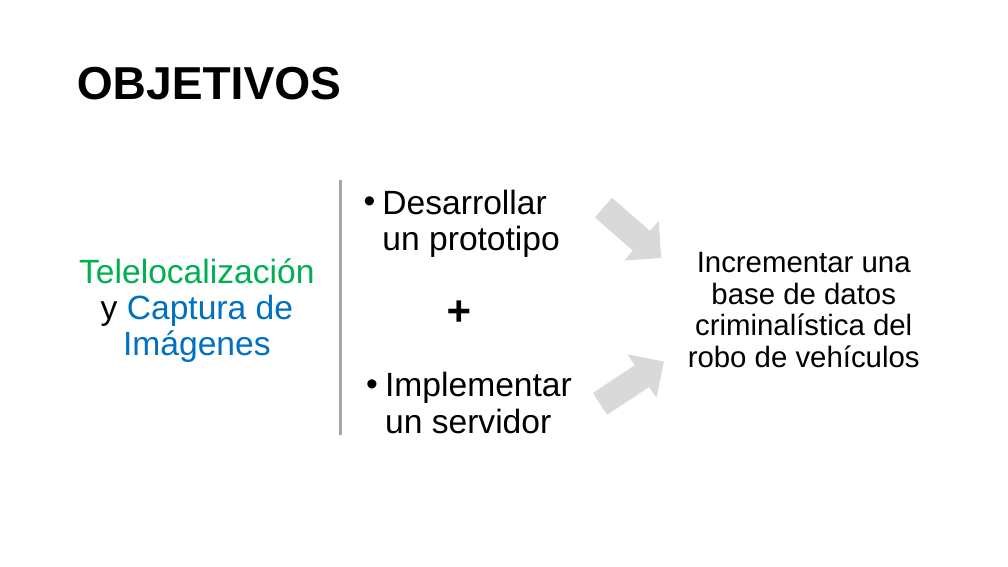
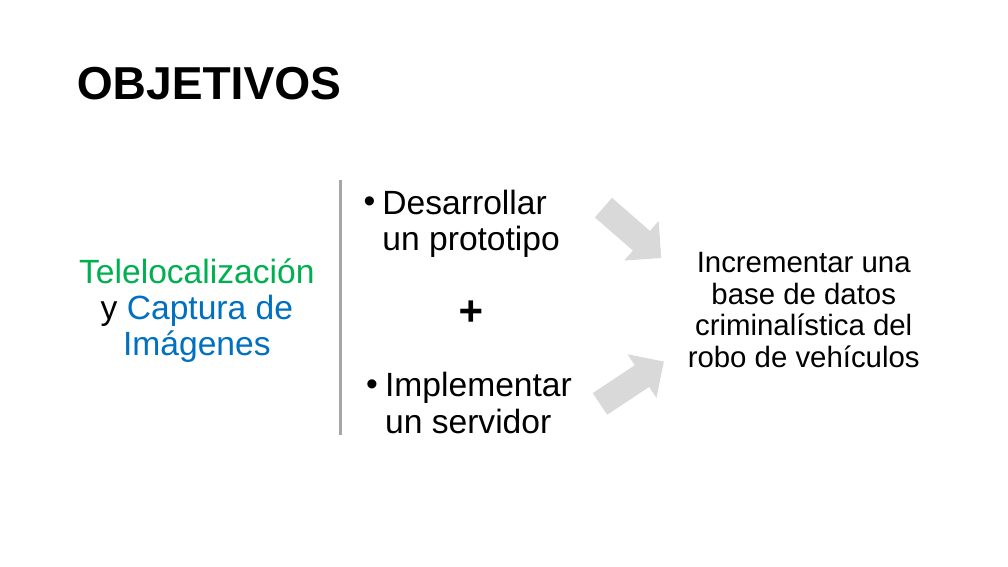
Before and after one commit to aludena18/Tesis, a slide deck: slide 4 of Telelocalización y Captura de Imágenes.pptx. Drawn at 1008x567 pixels with LibreOffice and Linux fonts; fonts in the diff are those of the drawing. Boxes give left, top, right and bottom in pixels: in the first picture for what was removed or moved away, otherwise in the second. Text is boxed around its words. In the diff, an @@ line names an element or a change of style, - is before the commit and + after.

```diff
--- a/Telelocalización y Captura de Imágenes.pptx
+++ b/Telelocalización y Captura de Imágenes.pptx
@@ text "+" moved from (x1=439, y1=286, x2=476, y2=330) to (x1=451, y1=286, x2=488, y2=330) @@
```
Also in this commit, not shown: 14 other slides changed, 1 other file.
